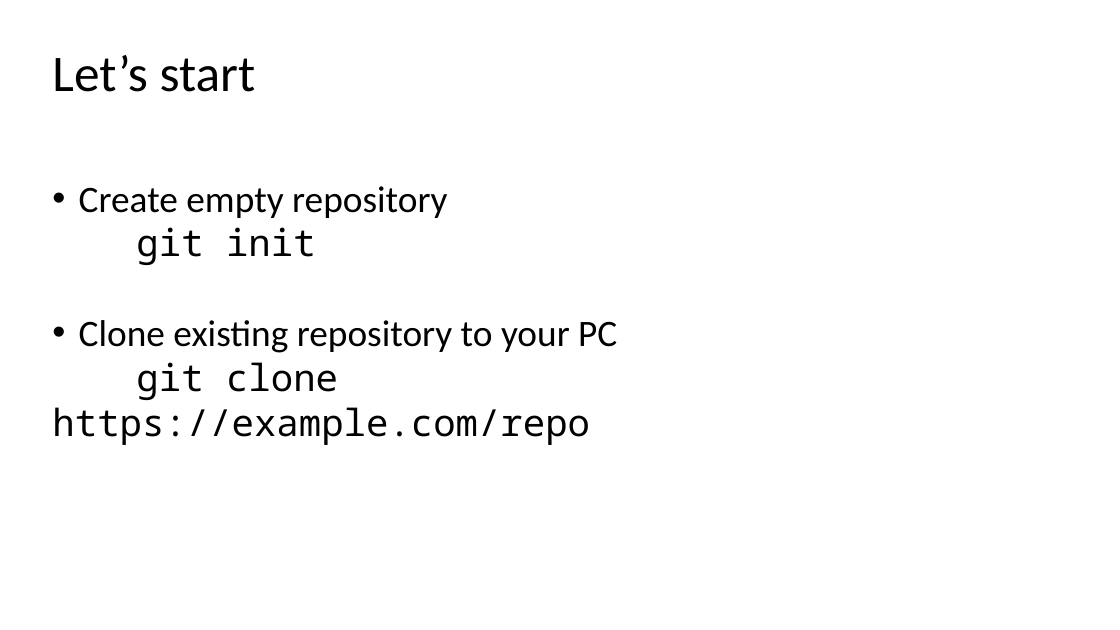
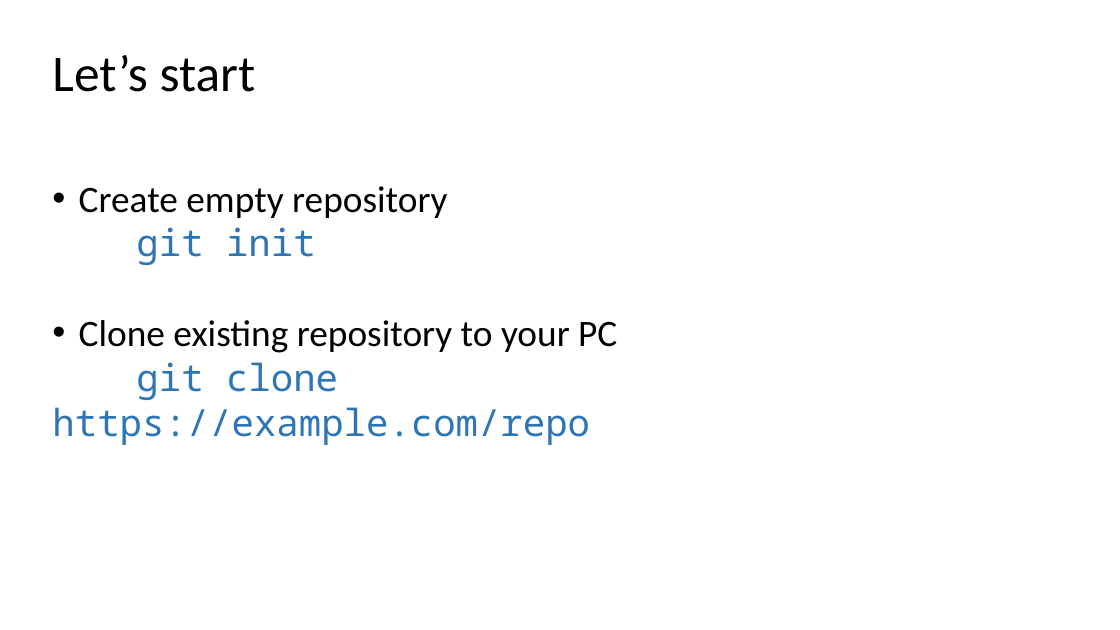
Before and after one commit to ogvolkov/git-101, a slide deck: slide 7 of git101.pptx. Drawn at 1120x630 pixels with LibreOffice and Linux fonts; fonts in the diff are those of the drawing. Boxes give left, top, right and bottom in pixels: in the first picture for what was removed or moved away, otherwise in the second. Text is boxed around its words. In the diff, an @@ line names an element or a change of style, - is before the commit and + after.

```diff
--- a/git101.pptx
+++ b/git101.pptx
@@ text at (52,227,590,445): text colour #000000 to #2E75B6 in "git init", "git clone https://example.com/repo" @@
```
Also in this commit, not shown: 6 other slides changed, 5 slides added, 1 slide removed.
